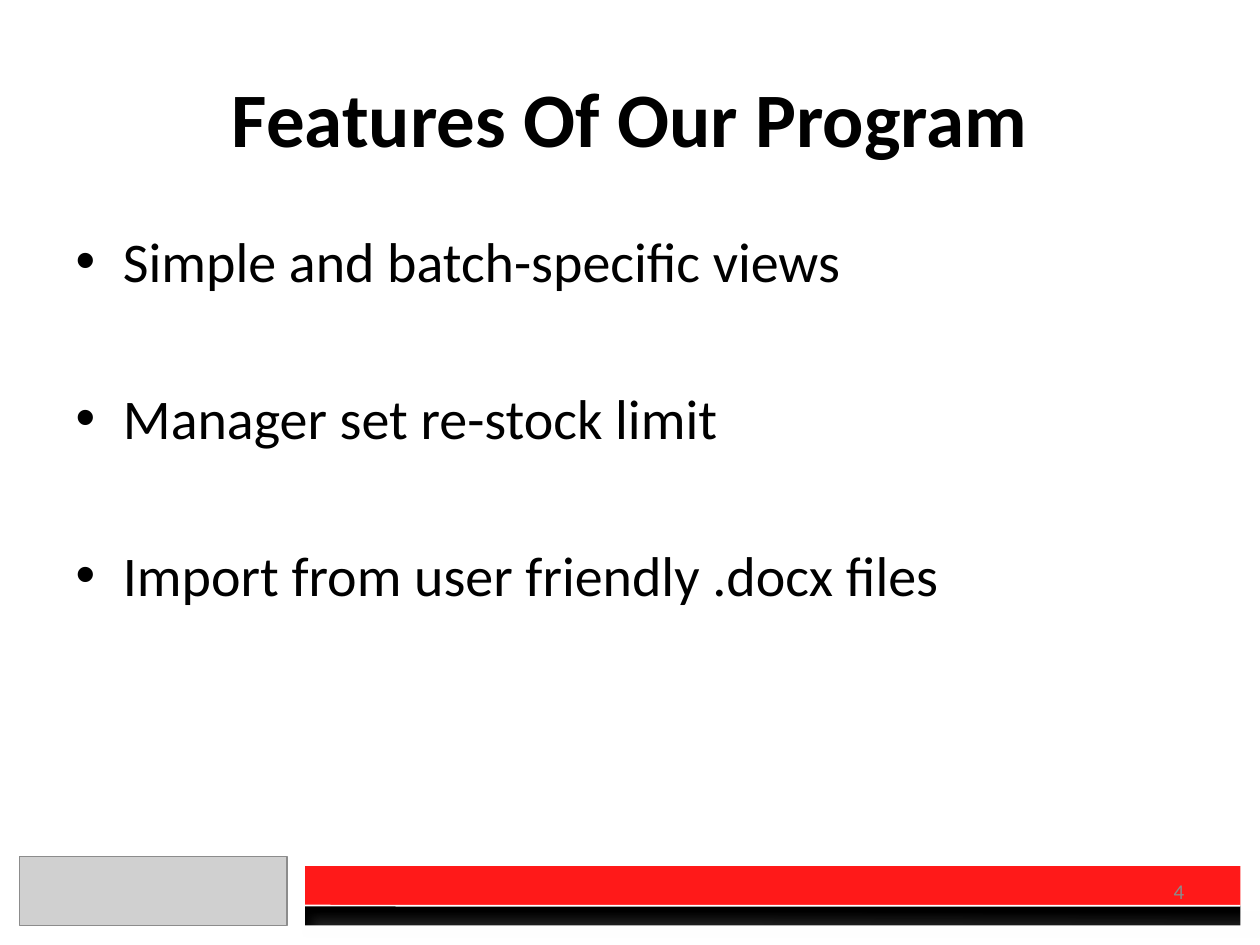
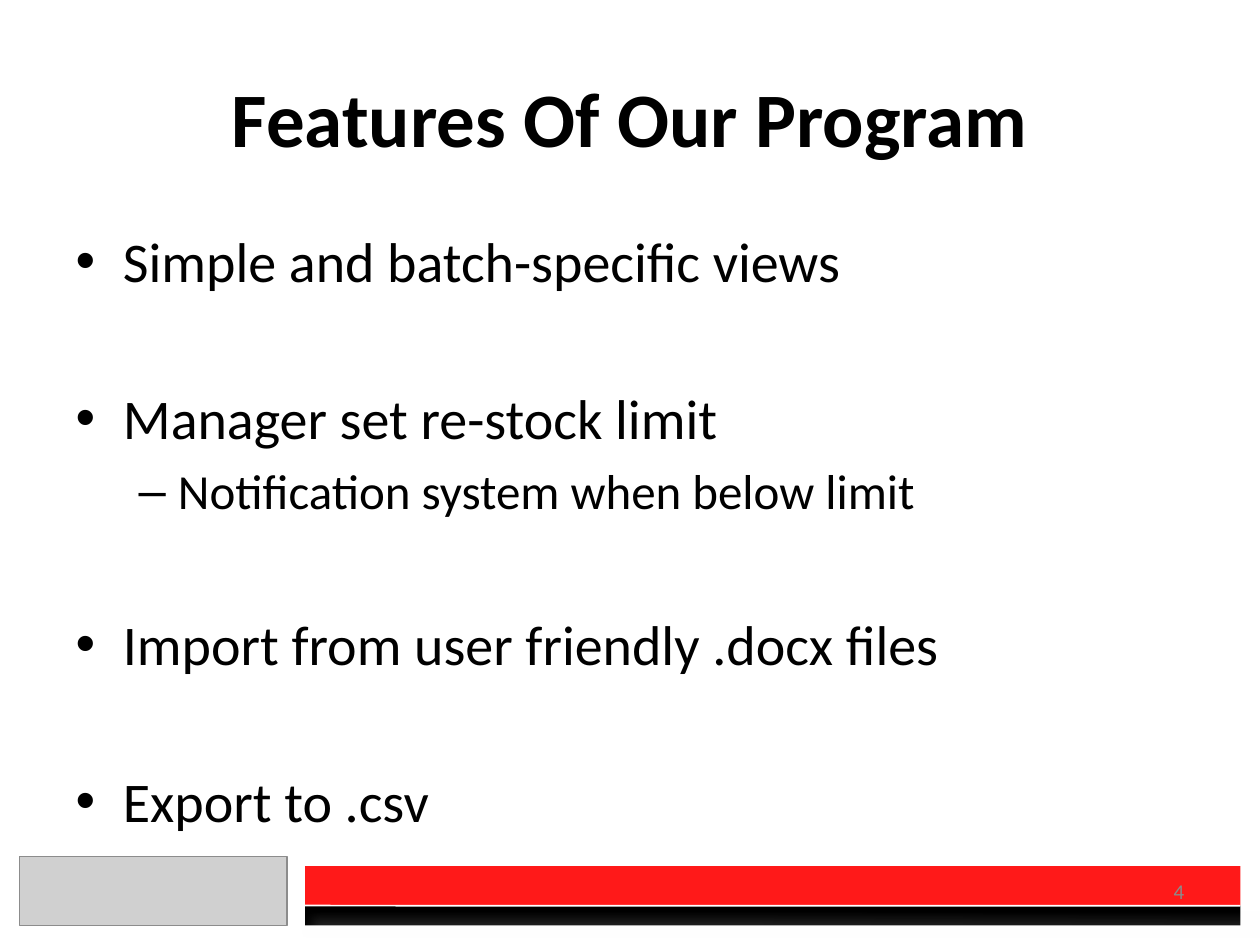
Before and after one commit to charberg/CEC2016, a slide deck: slide 4 of Presentation.pptx. Drawn at 1260x945 pixels with LibreOffice and Linux fonts; fonts in the diff are those of the drawing; grey boxes stand for pictures. Boxes give left, top, right and bottom in pixels: in the first picture for what was removed or moved away, otherwise in the second. Text is boxed around its words. In the diff, an @@ line names an element or a change of style, - is before the commit and + after.

```diff
--- a/Presentation.pptx
+++ b/Presentation.pptx
@@ text at (178, 475, 914, 517): paragraph added @@
+  – Notification system when below limit
@@ text at (123, 786, 429, 831): paragraph added @@
+• Export to .csv
```
Also in this commit, not shown: 2 other slides changed, 1 other file.
